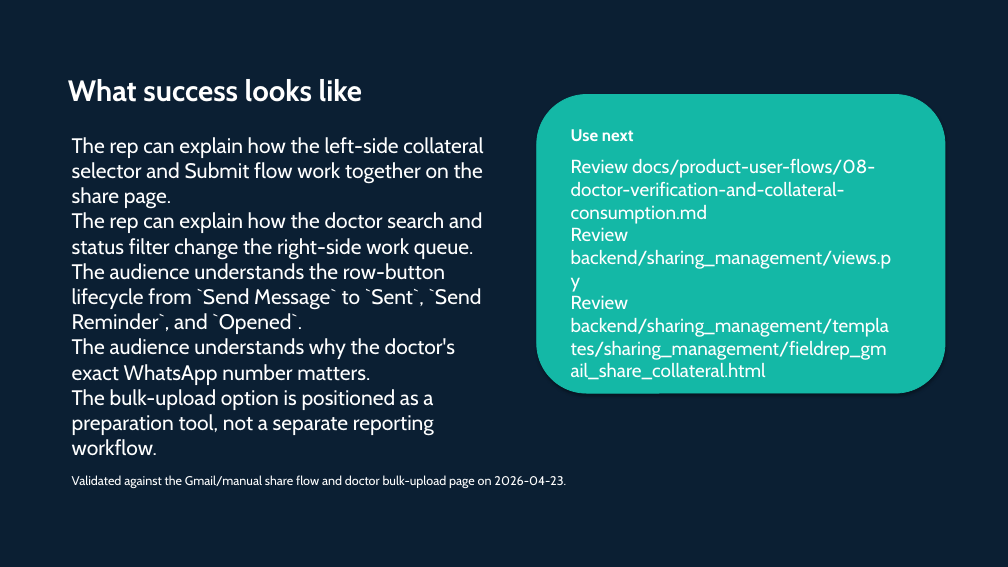
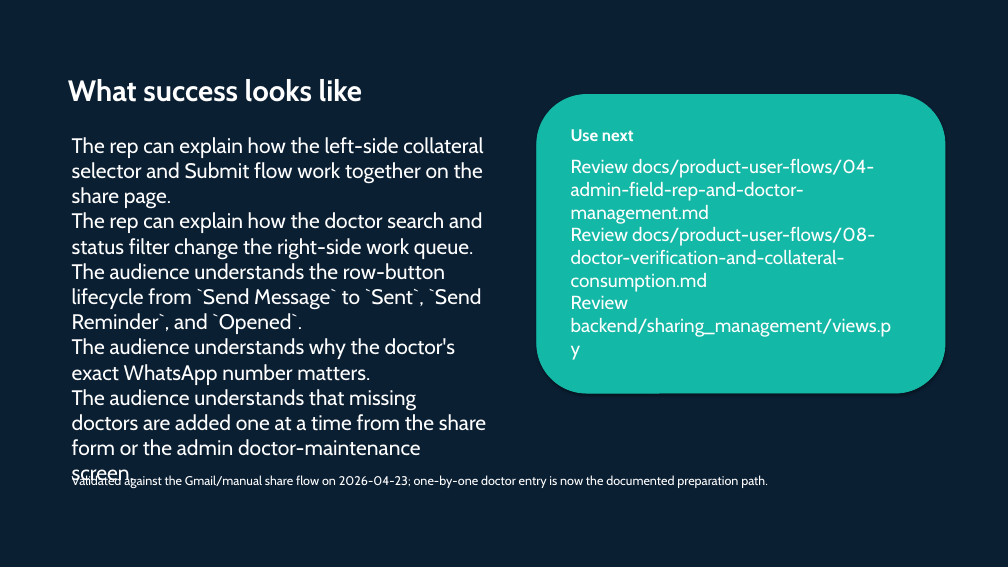
Before and after one commit to admin-masters/inclinic-education-system, a slide deck: slide 10 of output/doc/user-flow-decks/07-field-rep-sharing-and-doctor-bulk-upload.pptx (slide 11 before the commit). Drawn at 1008x567 pixels with LibreOffice and Linux fonts; fonts in the diff are those of the drawing. Boxes give left, top, right and bottom in pixels: in the first picture for what was removed or moved away, otherwise in the second. Text is boxed around its words. In the diff, an @@ line names an element or a change of style, - is before the commit and + after.

Commit message:
simplify field rep login and doctor addition docs

```diff
--- a/output/doc/user-flow-decks/07-field-rep-sharing-and-doctor-bulk-upload.pptx
+++ b/output/doc/user-flow-decks/07-field-rep-sharing-and-doctor-bulk-upload.pptx
@@ text at [571, 159, 874, 224]: paragraph added @@
+Review docs/product-user-flows/04-admin-field-rep-and-doctor-management.md
@@ text at [571, 295, 889, 380]: paragraph removed @@
-Review backend/sharing_management/templates/sharing_management/fieldrep_gmail_share_collateral.html
@@ text at [72, 389, 486, 487]: text changed @@
-The bulk-upload option is positioned as a preparation tool, not a separate reporting workflow.
+The audience understands that missing doctors are added one at a time from the share form or the admin doctor-maintenance screen.
@@ text at [72, 474, 768, 488]: text changed @@
-Validated against the Gmail/manual share flow and doctor bulk-upload page on 2026-04-23.
+Validated against the Gmail/manual share flow on 2026-04-23; one-by-one doctor entry is now the documented preparation path.
```
Also in this commit, not shown: 9 other slides changed, 1 slide removed, 23 other files.
